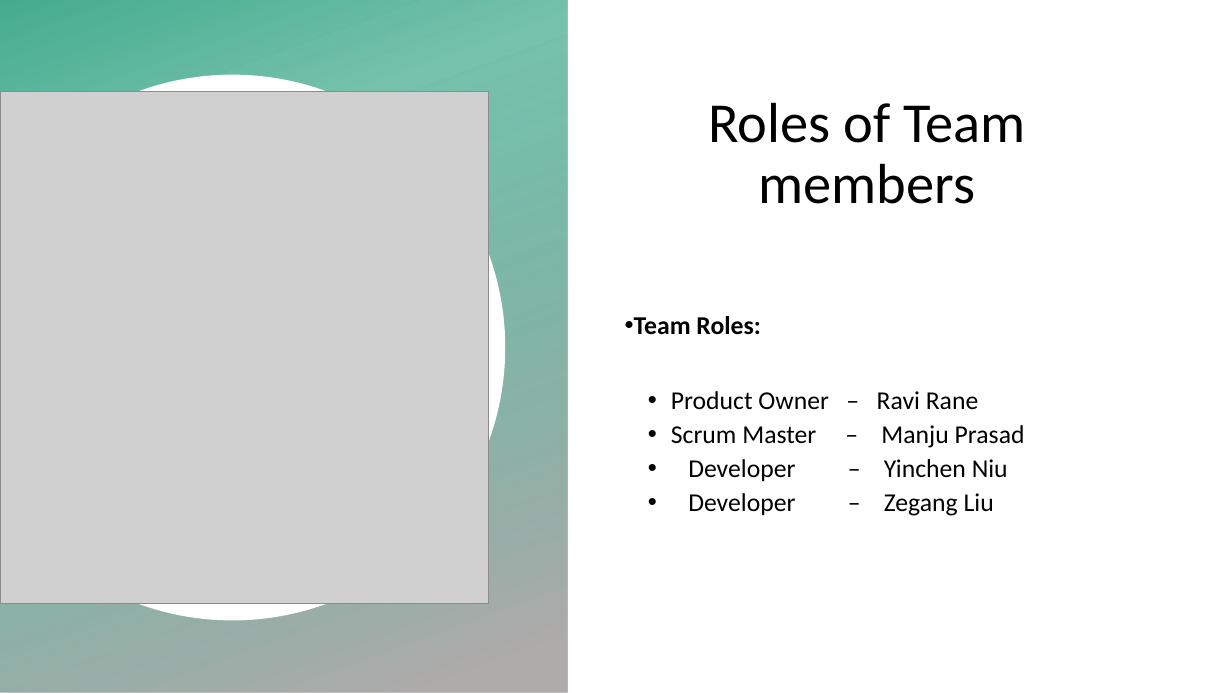
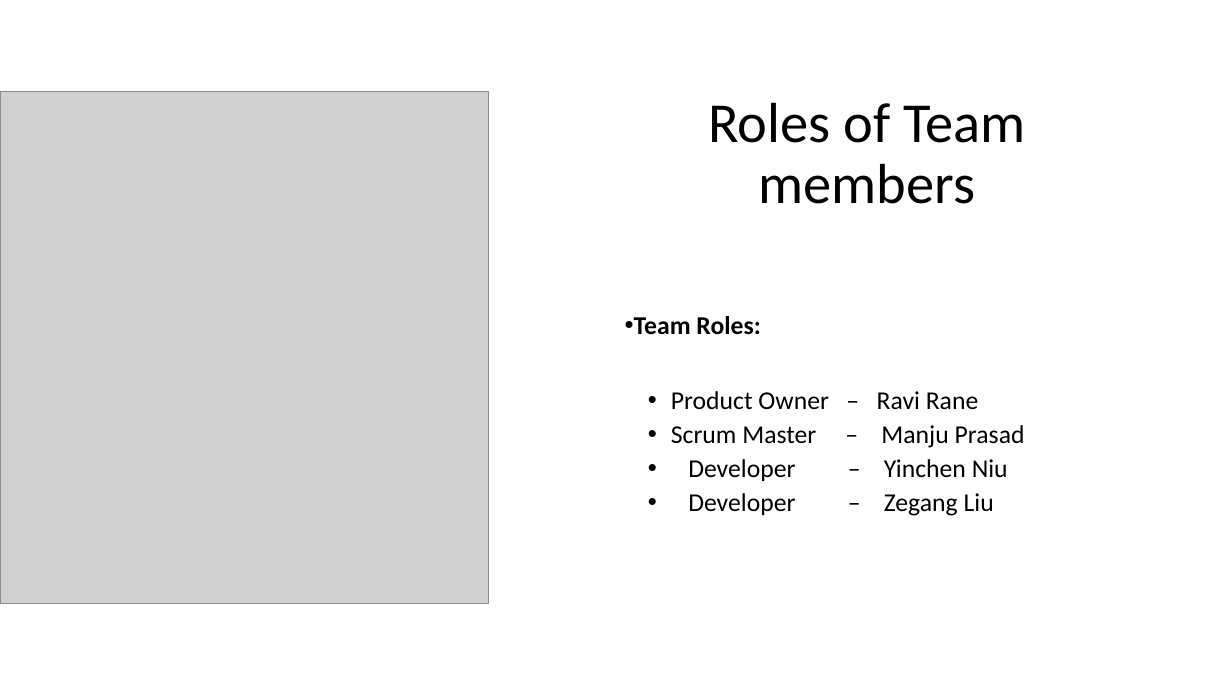
Before and after one commit to zliu007/DAEN690Report, a slide deck: slide 2 of SimpsonsImageDetection_Final Presentation_Merged.pptx. Drawn at 1232x693 pixels with LibreOffice and Linux fonts; fonts in the diff are those of the drawing; grey boxes stand for pictures; background and template pictures are left out. Boxes give left, top, right and bottom in pixels: in the first picture for what was removed or moved away, otherwise in the second. Text is boxed around its words. In the diff, an @@ line names an element or a change of style, - is before the commit and + after.

```diff
--- a/SimpsonsImageDetection_Final Presentation_Merged.pptx
+++ b/SimpsonsImageDetection_Final Presentation_Merged.pptx
@@ rectangle removed at (0, 0, 567, 693) @@
@@ freeform shape removed at (0, 75, 506, 621) @@
```
Also in this commit, not shown: 2 other slides changed, 2 slides added, 1 slide removed.
